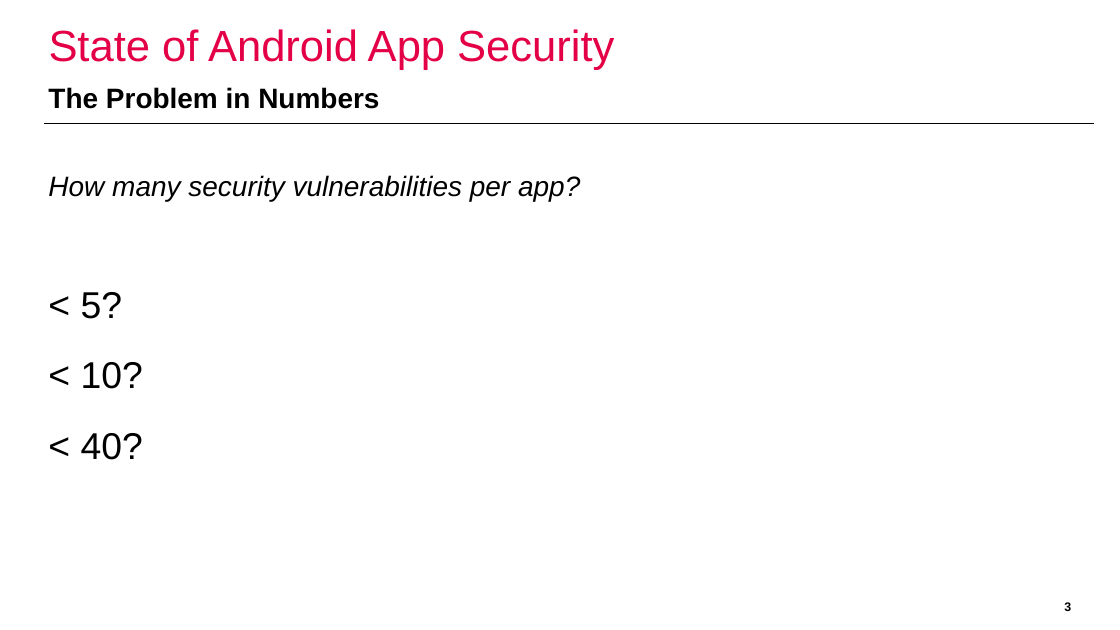
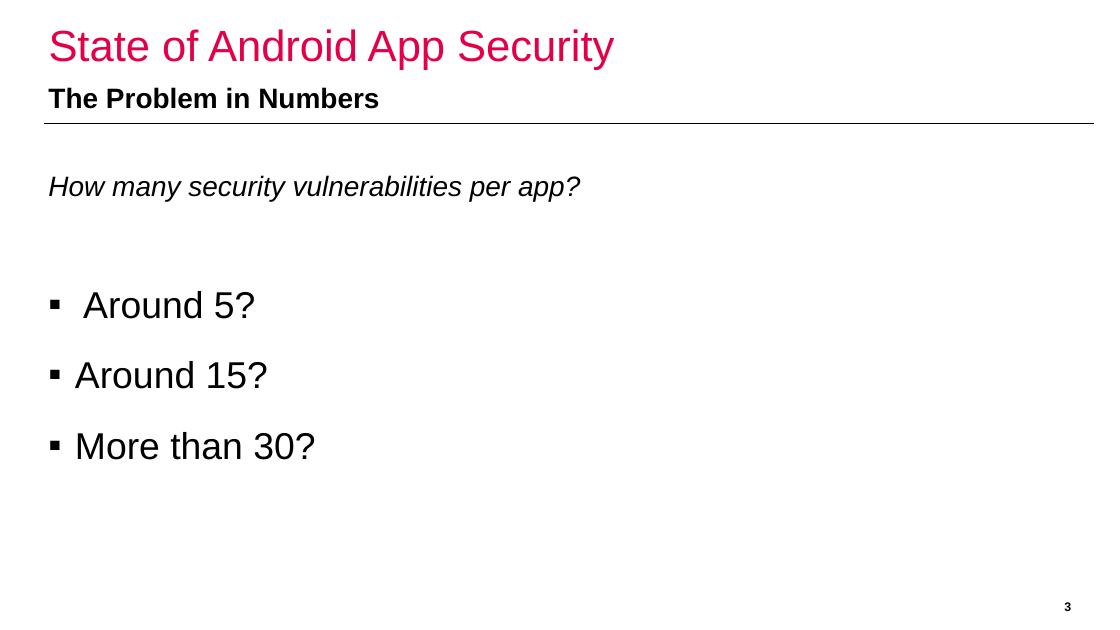
Before and after one commit to domi-cmd/Reference_Application_for_OWASP_MASTG, a slide deck: slide 3 of dev_documents/presentation/ba_thesis_presentation_kronig.pptx. Drawn at 1120x630 pixels with LibreOffice and Linux fonts; fonts in the diff are those of the drawing; background and template pictures are left out. Boxes give left, top, right and bottom in pixels: in the first picture for what was removed or moved away, otherwise in the second. Text is boxed around its words. In the diff, an @@ line names an element or a change of style, - is before the commit and + after.

```diff
--- a/dev_documents/presentation/ba_thesis_presentation_kronig.pptx
+++ b/dev_documents/presentation/ba_thesis_presentation_kronig.pptx
@@ text at [75,291,315,460]: text changed @@
-< 5?
-< 10?
-< 40?
+▪ Around 5?
+▪ Around 15?
+▪ More than 30?
```
Also in this commit, not shown: 9 other slides changed, 1 slide removed.
